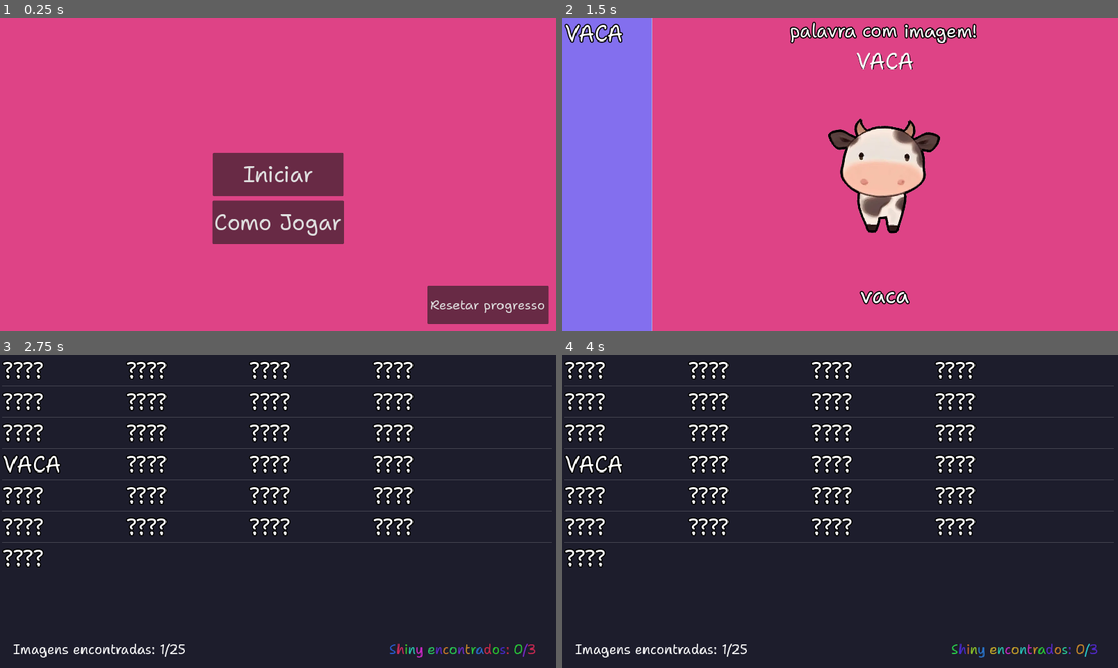
Above: before the commit, frames 1-4 (two rows, left to right).
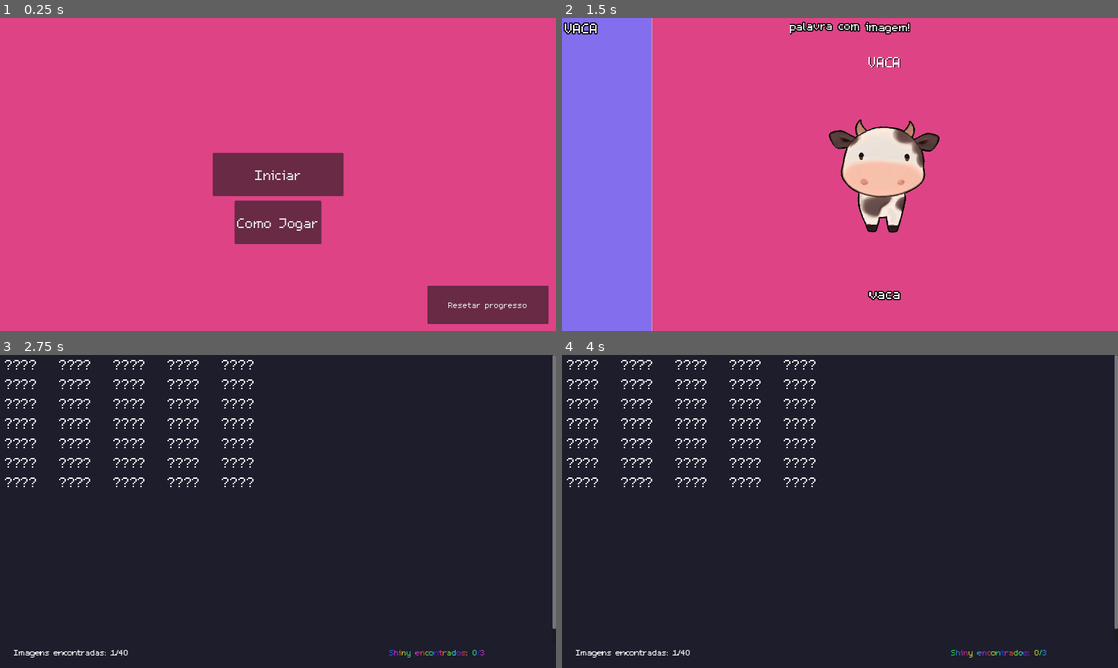
Above: after the commit, the same moments.

Repository: daviirodrig/vaca-cava-vala
Game: Godot game, scene res://initial.tscn
Same seed, same stepped clock (60 frames per second), same inputs: the game is played once before the commit and once after it. Sound files missing from this copy of the repository are replaced by a short silence.
Inputs (mouse positions are in pixels of both pictures, inside the frame that each line leads up to):
- Up to frame 1 (0.25 s): no input
- Up to frame 2 (1.5 s): click "Iniciar" at 0.5 s; click (884, 296) at 1.27 s; type "vaca" at 1.35 s
- Up to frame 3 (2.75 s): tap Enter at 2 s; tap Tab at 2.1 s
- Up to frame 4 (4 s): tap Tab at 2.85, 3.6 s

The runs differ from the first frame. In frame 1, 2.0% of the frame differs, in the area x 38-98%, y 47-95%; in frame 2, 2.8%; in frame 3, 9.9%, in the area x 0-100%, y 0-97%; in frame 4, 9.9%.

Commit message:
varios trem ai denovo

Diff:
--- a/WordListScene.tscn
+++ b/WordListScene.tscn
@@ -1,15 +1,6 @@
-[gd_scene load_steps=4 format=3 uid="uid://b5wteeyifq1e4"]
+[gd_scene load_steps=2 format=3 uid="uid://b5wteeyifq1e4"]
 
 [ext_resource type="Script" path="res://scripts/WordList.gd" id="1_lcidi"]
-
-[sub_resource type="Theme" id="Theme_p8k6l"]
-
-[sub_resource type="StyleBoxFlat" id="StyleBoxFlat_tbe81"]
-content_margin_left = 5.0
-content_margin_right = 5.0
-content_margin_bottom = 10.0
-bg_color = Color(0.113725, 0.113725, 0.172549, 1)
-shadow_size = 1
 
 [node name="WordListScene" type="Node2D"]
 
@@ -34,30 +25,17 @@
 mouse_filter = 2
 color = Color(0.113725, 0.113725, 0.172549, 1)
 
-[node name="MarginContainer" type="MarginContainer" parent="WordListContainer"]
-layout_mode = 1
-anchors_preset = 15
-anchor_right = 1.0
-anchor_bottom = 1.0
-grow_horizontal = 2
-grow_vertical = 2
-theme_override_constants/margin_bottom = 50
+[node name="ScrollContainer" type="ScrollContainer" parent="WordListContainer"]
+layout_mode = 2
+offset_right = 1280.0
+offset_bottom = 664.0
 
-[node name="MatchedList" type="ItemList" parent="WordListContainer/MarginContainer"]
+[node name="VBox" type="VBoxContainer" parent="WordListContainer/ScrollContainer"]
 unique_name_in_owner = true
+custom_minimum_size = Vector2(1250, 700)
 layout_mode = 2
-focus_mode = 0
-mouse_filter = 1
-theme = SubResource("Theme_p8k6l")
-theme_override_colors/font_color = Color(1, 1, 1, 1)
-theme_override_colors/font_selected_color = Color(0, 0, 0, 1)
-theme_override_colors/font_outline_color = Color(0, 0, 0, 1)
-theme_override_constants/outline_size = 10
-theme_override_font_sizes/font_size = 50
-theme_override_styles/panel = SubResource("StyleBoxFlat_tbe81")
-allow_search = false
-max_columns = 4
-fixed_column_width = 280
+size_flags_horizontal = 6
+size_flags_vertical = 6
 
 [node name="ShinyCounter" type="RichTextLabel" parent="WordListContainer"]
 unique_name_in_owner = true
@@ -68,9 +46,8 @@
 anchor_right = 1.0
 anchor_bottom = 1.0
 offset_left = -384.0
-offset_top = -64.0
+offset_top = -48.0
 offset_right = -12.0
-offset_bottom = -16.0
 grow_horizontal = 0
 grow_vertical = 0
 theme_override_font_sizes/normal_font_size = 30
@@ -83,11 +60,10 @@
 anchors_preset = 2
 anchor_top = 1.0
 anchor_bottom = 1.0
-offset_left = 30.0
-offset_top = -64.0
-offset_right = 448.0
-offset_bottom = -16.0
+offset_left = 32.0
+offset_top = -48.0
+offset_right = 514.0
 grow_vertical = 0
 theme_override_font_sizes/normal_font_size = 30
 bbcode_enabled = true
-text = "Imagens encontradas: 0/00"
+text = "Imagens encontradas: 300/300"
--- a/project.godot
+++ b/project.godot
@@ -36,7 +36,7 @@
 
 [gui]
 
-theme/custom_font="res://fonts/ShantellSans-Regular.ttf"
+theme/custom_font="res://fonts/m5x7.ttf"
 theme/default_font_multichannel_signed_distance_field=true
 theme/default_font_generate_mipmaps=true
 
--- a/scripts/WordList.gd
+++ b/scripts/WordList.gd
@@ -1,26 +1,53 @@
 extends Control
+
+var shinyCount = 0
 
 
 # Called when the node enters the scene tree for the first time.
 func _ready() -> void:
-	var shinyCount = 0
-	for w in Consts.has_picture:
-		if w.to_lower() in Consts.matched_words:
-			if w.to_lower() in Consts.shines:
-				shinyCount += 1
-			var ind = %MatchedList.add_item(w.to_upper(), null, false)
 
-			%MatchedList.set_item_tooltip_enabled(ind, false)
-		else:
-			var ind = %MatchedList.add_item("????", null, false)
-			%MatchedList.set_item_tooltip_enabled(ind, false)
-			#%MatchedList.add_item("????", null, false)
+	words_builder()
+
 	%ImageCounter.text = "Imagens encontradas: {a}/{b}".format(
 		{"a": len(Consts.matched_words), "b": len(Consts.has_picture)}
 	)
 	%ShinyCounter.text = "[rainbow]Shiny encontrados: {a}/{b}[/rainbow]".format(
 		{"a": shinyCount, "b": len(Consts.shines)}
 	)
+
+
+func word_node(text: String, color: Color = Color.WHITE) -> Label:
+	var w = Label.new()
+	w.text = text
+	w.add_theme_font_size_override("font_size", 50)
+	w.add_theme_color_override("font_color", color)
+	return w
+
+
+func words_builder() -> void:
+	var sorted = Consts.has_picture.duplicate()
+	sorted.sort()
+	var nodes: Array[Node] = []
+
+	for w in sorted:
+		if w.to_lower() in Consts.matched_words:
+			if w.to_lower() in Consts.shines:
+				shinyCount += 1
+			nodes.append(word_node(w.to_upper()))
+		else:
+			nodes.append(word_node("????"))
+
+	var hbox: HBoxContainer = null
+
+	for n in nodes:
+		if (hbox == null):
+			hbox = HBoxContainer.new()
+			hbox.add_theme_constant_override("separation", 50)
+		if len(hbox.get_children()) >= 5:
+			%VBox.add_child(hbox)
+			hbox = HBoxContainer.new()
+			hbox.add_theme_constant_override("separation", 50)
+		hbox.add_child(n)
 
 
 func _input(event):
--- a/scripts/consts.gd
+++ b/scripts/consts.gd
@@ -1083,7 +1083,22 @@
 	"rato",
 	"ouro",
 	"cama",
-	"cocô"
+	"cocô",
+	"acre",
+	"anjo",
+	"arma",
+	"açaí",
+	"bala",
+	"boné",
+	"cova",
+	"erva",
+	"gelo",
+	"lago",
+	"mago",
+	"onda",
+	"pato",
+	"robô",
+	"sopa"
 ]
 const shines = ["sreo", "jaré", "alan"]
 
--- a/shaders/outline.gdshader
+++ b/shaders/outline.gdshader
@@ -1,6 +1,6 @@
 shader_type canvas_item;
 
-uniform float outline_width = 4.0;
+uniform float outline_width = 2.0;
 uniform vec4 outline_color: source_color;
 
 void fragment() {
Binary file added: sprites/acre.webp
Not shown, added: sprites/acre.webp.import
Binary file added: sprites/anjo.webp
Not shown, added: sprites/anjo.webp.import
Binary file added: sprites/arma.webp
Not shown, added: sprites/arma.webp.import
Binary file added: sprites/açaí.webp
Not shown, added: sprites/açaí.webp.import
Binary file added: sprites/bala.webp
Not shown, added: sprites/bala.webp.import
Binary file added: sprites/boné.webp
Not shown, added: sprites/boné.webp.import
(and 20 more such lines)
